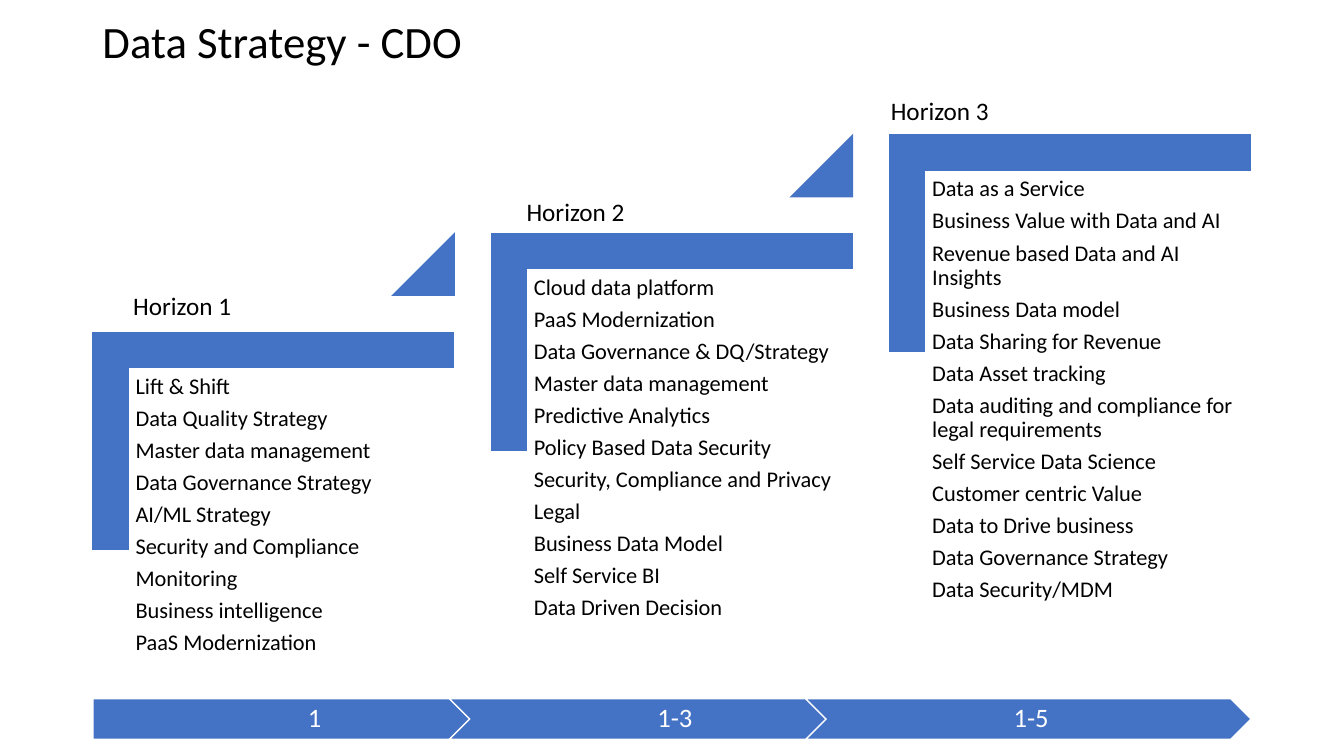
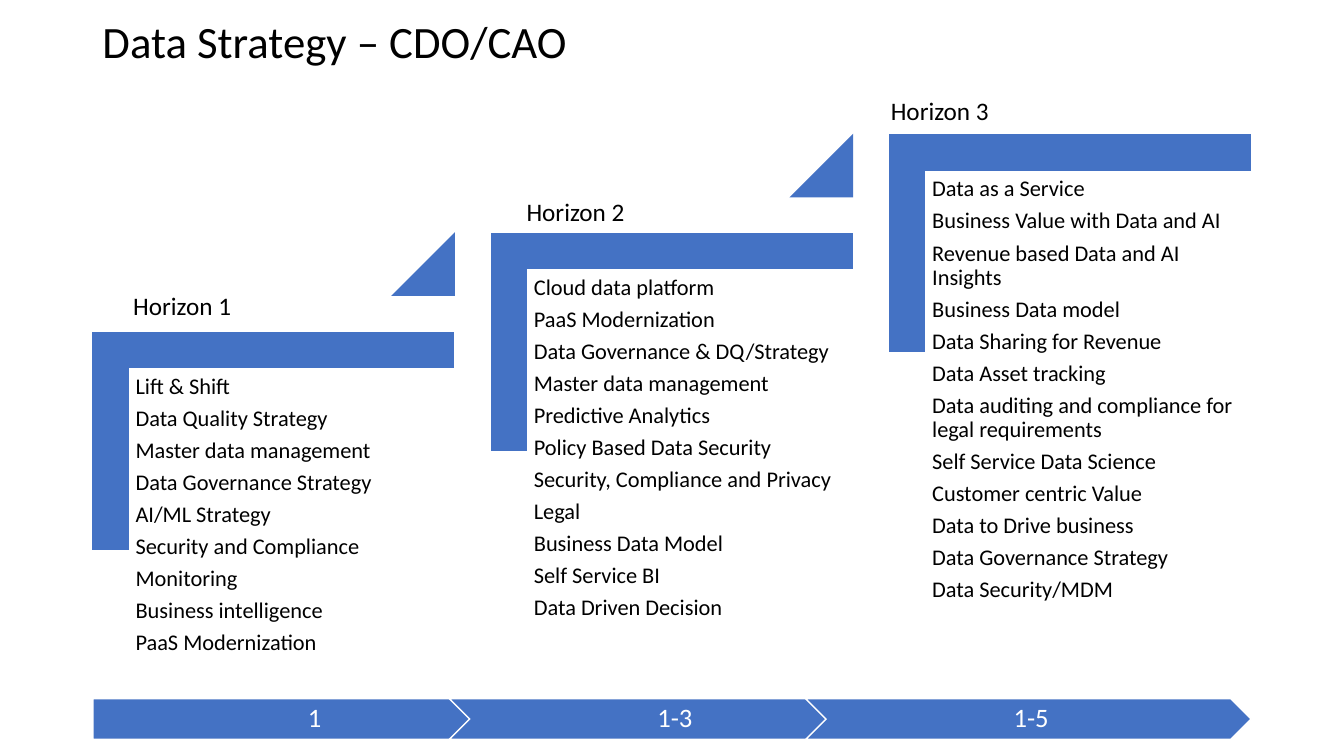
Before and after one commit to balakreshnan/datastrategy, a slide deck: slide 5 of DataHorizon1.pptx (slide 4 before the commit). Drawn at 1344x756 pixels with LibreOffice and Linux fonts; fonts in the diff are those of the drawing. Boxes give left, top, right and bottom in pixels: in the first picture for what was removed or moved away, otherwise in the second. Text is boxed around its words. In the diff, an @@ line names an element or a change of style, - is before the commit and + after.

Commit message:
updated deck

```diff
--- a/DataHorizon1.pptx
+++ b/DataHorizon1.pptx
@@ title at <box>102,27,566,66</box>: text changed @@
-Data Strategy - CDO
+Data Strategy – CDO/CAO
```
Also in this commit, not shown: 7 slides added, 1 other file.
